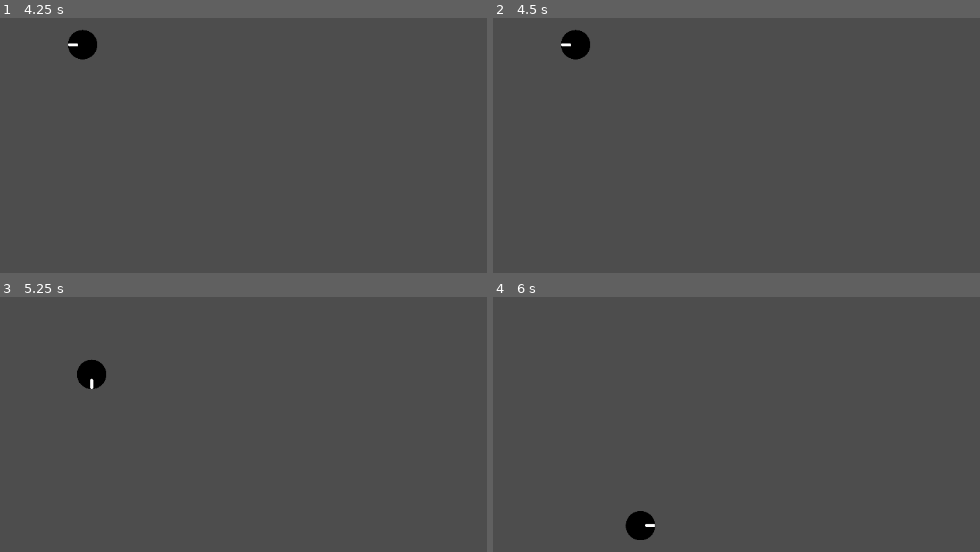
Above: before the commit, frames 1-4 (two rows, left to right).
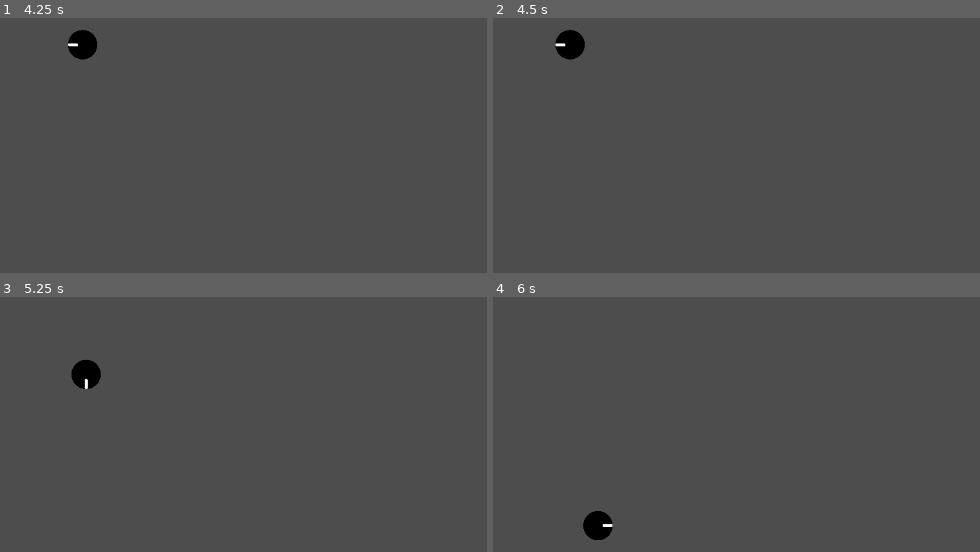
Above: after the commit, the same moments.

Repository: library-rat/LudumJam56
Game: Godot game, scene res://vending_machine.tscn
Two runs of this game, one before a commit and one after it. Both use one fixed random seed, a clock stepped at 60 frames per second and the inputs below.
Inputs:
- Up to frame 1 (4.25 s): tap Enter (grab) at 0.5, 1.35, 2.85 s; hold Right (right) 0.53-1.28 s; hold Enter (grab) 0.53-1.28 s; tap Space at 1.25 s; hold Down (down) 1.28-2.03 s; hold Right (right) 2.03-2.78 s; hold Enter (grab) 2.03-2.78 s; hold Up (up) 2.78-3.53 s; hold Left (left) from 3.53 s (still down); hold Enter (grab) from 3.53 s (still down)
- Up to frame 2 (4.5 s): keep holding Left (left); release Enter (grab) at 4.28 s; tap Enter (grab) at 4.35 s
- Up to frame 3 (5.25 s): tap Enter (grab) at 5 s; release Left (left) at 5.03 s; hold Down (down) from 5.03 s (still down); hold Enter (grab) from 5.03 s (still down)
- Up to frame 4 (6 s): release Down (down) at 5.78 s; release Enter (grab) at 5.78 s; hold Right (right) from 5.78 s (still down); tap Enter (grab) at 5.85 s

Frame 1 is identical in both runs. In frame 2, 0.3% of the frame differs, in the area x 12-20%, y 4-17%; in frame 3, 0.3%; in frame 4, 1.1%, in the area x 18-34%, y 83-96%.

Commit message:
fixed collision drag and dropable coins

Diff:
--- a/changelings.gd
+++ b/changelings.gd
@@ -19,18 +19,16 @@
 	if event.is_action_pressed("grab"):
 		if grabbing :
 			grabbing.drop()
+			grabbing = null
 		else :
 			for elt in $GrabArea.get_overlapping_bodies() :
 				print($GrabArea.get_overlapping_bodies())
 				if elt.is_in_group("Coin"):
 					grabbing = elt
-					print("in it")
 					break
-			print("ok")
 			print(grabbing)
 			if grabbing :
 				grabbing.grab(self)
-				print("grabbed")
 
 
 func _physics_process(delta : float) -> void:
--- a/changelings.tscn
+++ b/changelings.tscn
@@ -6,8 +6,8 @@
 [sub_resource type="CircleShape2D" id="CircleShape2D_xi1x8"]
 radius = 22.0
 
-[sub_resource type="RectangleShape2D" id="RectangleShape2D_6iy8y"]
-size = Vector2(99, 68)
+[sub_resource type="CapsuleShape2D" id="CapsuleShape2D_y3c5o"]
+radius = 5.0
 
 [node name="Changelings" type="CharacterBody2D"]
 script = ExtResource("1_mxpwx")
@@ -20,9 +20,8 @@
 texture = ExtResource("2_8rvit")
 
 [node name="GrabArea" type="Area2D" parent="."]
-position = Vector2(3, -1)
+position = Vector2(27, 0)
 input_pickable = false
 
 [node name="GrabZone" type="CollisionShape2D" parent="GrabArea"]
-position = Vector2(69.5, 5)
-shape = SubResource("RectangleShape2D_6iy8y")
+shape = SubResource("CapsuleShape2D_y3c5o")
--- a/coin.gd
+++ b/coin.gd
@@ -1,4 +1,4 @@
-extends CharacterBody2D
+extends StaticBody2D
 
 
 
@@ -8,11 +8,20 @@
 
 
 # Called every frame. 'delta' is the elapsed time since the previous frame.
-func _process(delta: float) -> void:
+func drop():
 	var root = get_tree().get_nodes_in_group("VendingMachine").front()
+	var init_position = self.global_position
 	get_parent().remove_child(self)
 	root.add_child(self)
+	global_position = init_position
+
+	set_collision_layer_value(1, true)
+
 
 func grab(grabber : Node )-> void :
+	var init_position = self.global_position
 	get_parent().remove_child(self)
 	grabber.add_child(self)
+	global_position = init_position
+
+	set_collision_layer_value(1,false)
--- a/coin.tscn
+++ b/coin.tscn
@@ -5,7 +5,7 @@
 [sub_resource type="CircleShape2D" id="CircleShape2D_vqpm5"]
 radius = 19.105
 
-[node name="Coin" type="CharacterBody2D" groups=["Coin"]]
+[node name="Coin" type="StaticBody2D" groups=["Coin"]]
 collision_layer = 3
 collision_mask = 3
 script = ExtResource("1_n8o5p")
